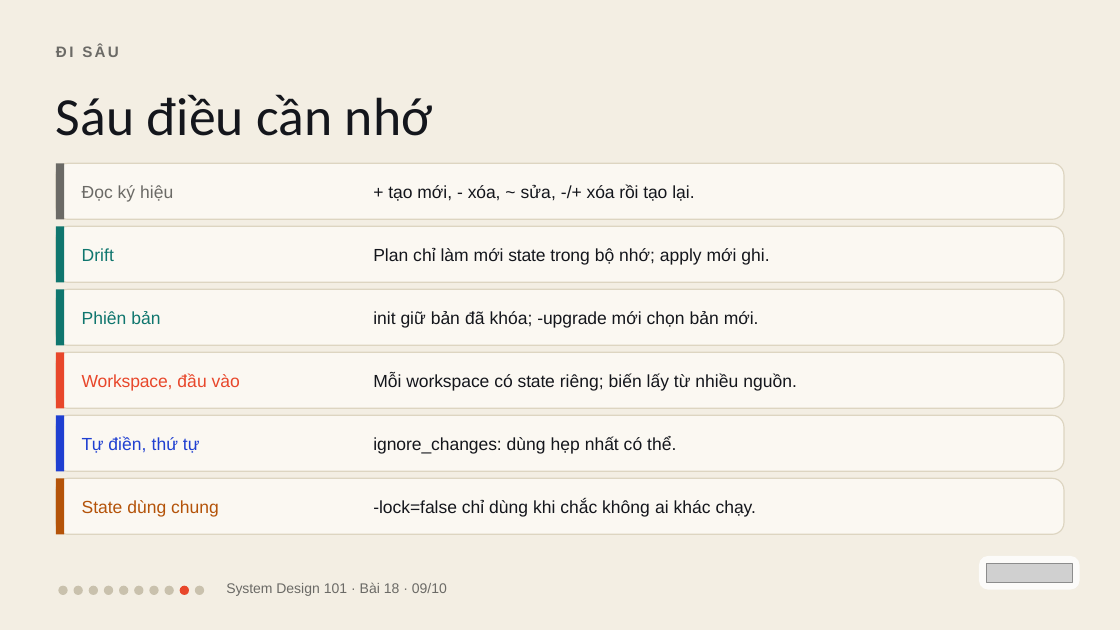
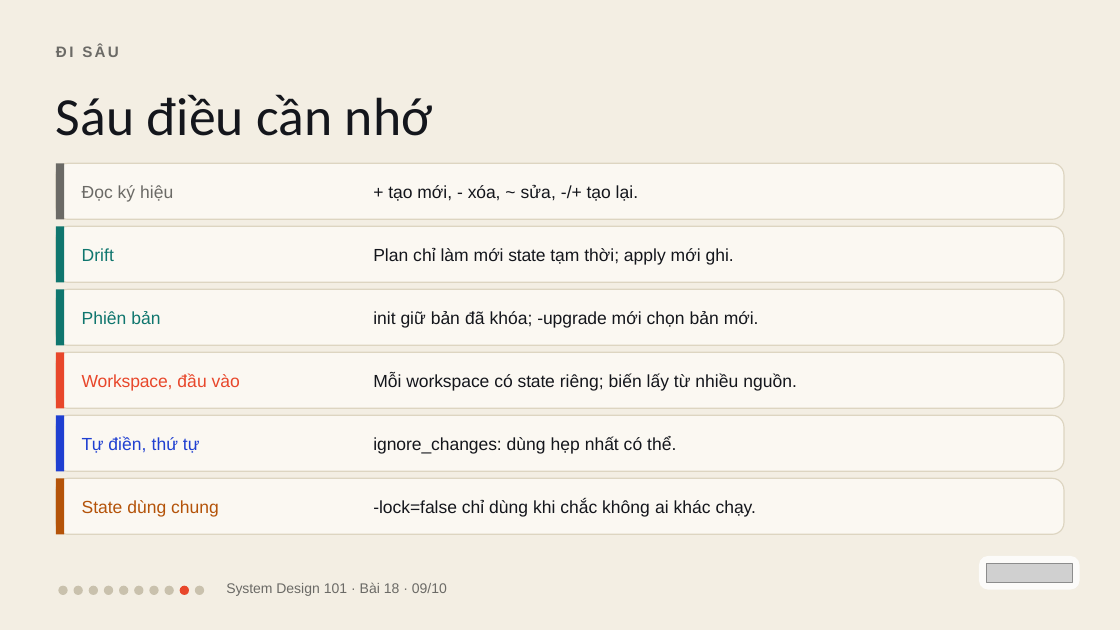
Before and after one commit to vohoailinh90/tool-marketing-studio, a slide deck: slide 9 of system-design-101/vi/lessons/sd-13-018/slides/sd-13-018.pptx. Drawn at 1120x630 pixels with LibreOffice and Linux fonts; fonts in the diff are those of the drawing; grey boxes stand for pictures. Boxes give left, top, right and bottom in pixels: in the first picture for what was removed or moved away, otherwise in the second. Text is boxed around its words. In the diff, an @@ line names an element or a change of style, - is before the commit and + after.

```diff
--- a/system-design-101/vi/lessons/sd-13-018/slides/sd-13-018.pptx
+++ b/system-design-101/vi/lessons/sd-13-018/slides/sd-13-018.pptx
@@ text at box(388, 185, 638, 201): text changed @@
-+ tạo mới, - xóa, ~ sửa, -/+ xóa rồi tạo lại.
++ tạo mới, - xóa, ~ sửa, -/+ tạo lại.
@@ text at box(373, 247, 734, 265): text changed @@
-Plan chỉ làm mới state trong bộ nhớ; apply mới ghi.
+Plan chỉ làm mới state tạm thời; apply mới ghi.
```
Also in this commit, not shown: 4 other slides changed, 7 other files.
